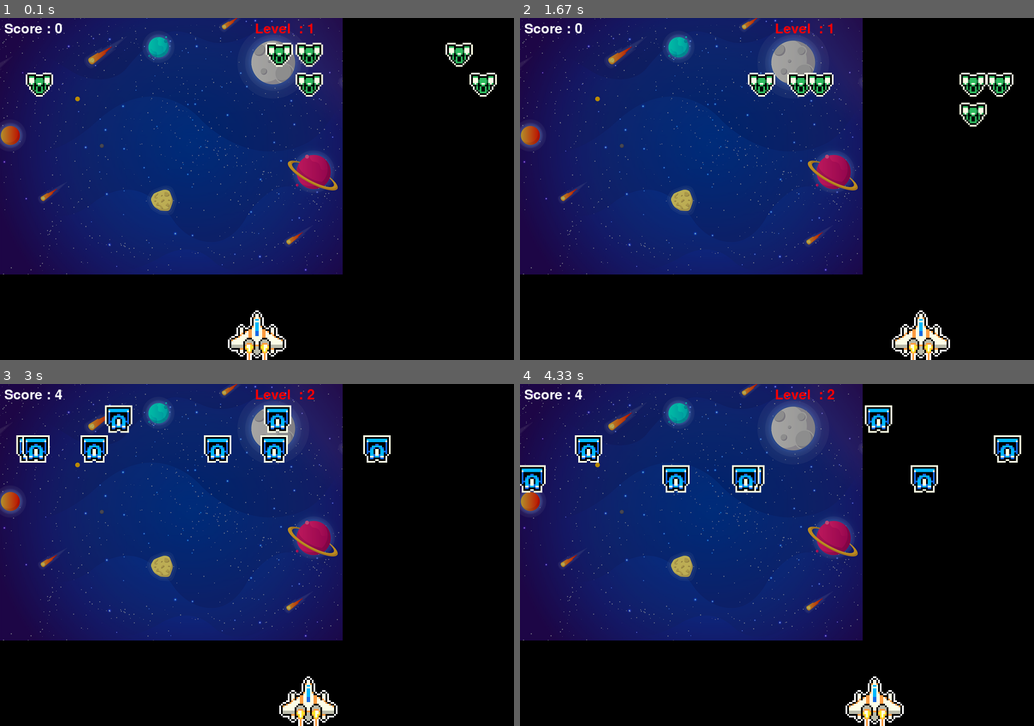
Above: before the commit, frames 1-4 (two rows, left to right).
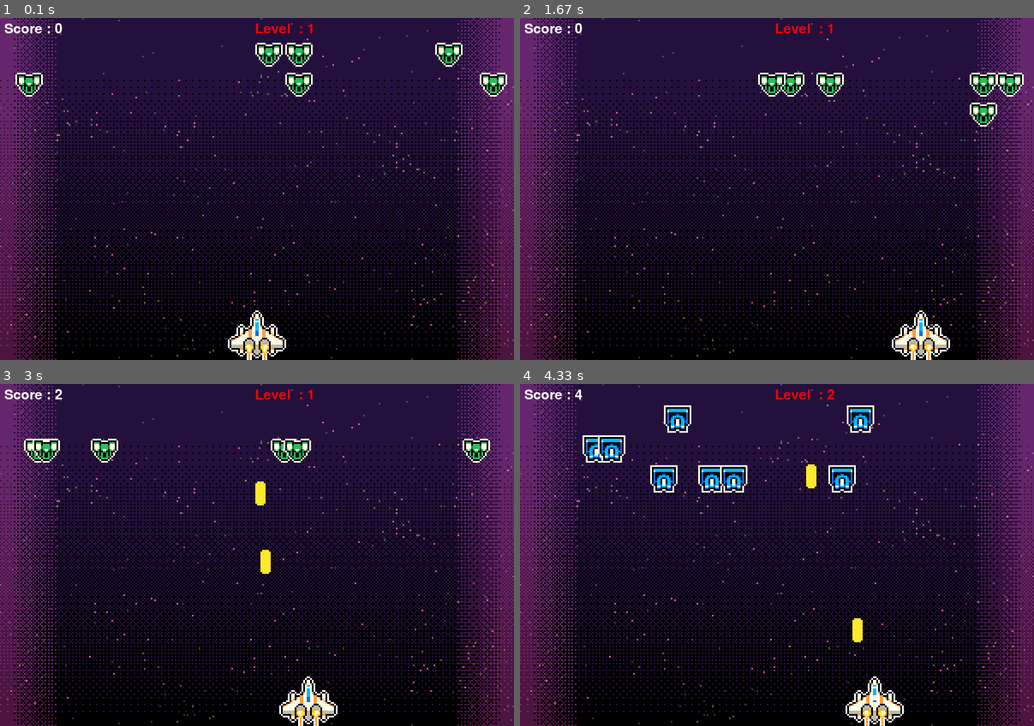
Above: after the commit, the same moments.

Repository: JuneonChoi/PySpaceInvaders
Game: pygame game, started from MyGame/PySpaceInvaders.py
The game is run twice, just before and just after one commit, with the same random seed, the same clock (stepped at 60 frames per second) and the same inputs.
Inputs:
- Up to frame 1 (0.1 s): no input
- Up to frame 2 (1.67 s): tap Space at 0.33, 0.73, 1.03, 1.23, 1.53 s; hold Right 0.67-1.13 s; hold Right 1.17-1.63 s
- Up to frame 3 (3 s): hold Left 1.67-2.2 s; tap Space at 1.73, 2.03, 2.3, 2.6, 2.73 s; hold Left 2.23-2.63 s; hold Right from 2.67 s (still down)
- Up to frame 4 (4.33 s): tap Space at 3.03, 3.4, 3.7, 3.9, 4.2 s; release Right at 3.3 s; hold Left 3.33-3.8 s; hold Right 3.83-4.3 s

The runs differ from the first frame. In frame 1, 75% of the frame differs, in the area x 0-100%, y 0-100%; in frame 2, 75%; in frame 3, 75%; in frame 4, 75%.

Commit message:
feat: Add animation to player & bullet and update bg

Diff:
--- a/MyGame/PySpaceInvaders.py
+++ b/MyGame/PySpaceInvaders.py
@@ -32,7 +32,13 @@
 # Ready - You can't see the bullet on the screen
 # Fire - The bullet is currently moving
 
-bulletImg = pygame.image.load('bullet.png')
+bulletImgs = []
+
+for i in range(6):
+    bulletImgs.append(pygame.image.load('bullet/bullet'+ str(i+1) +'.png'))
+
+bulletImg_index = 0
+bulletImg = bulletImgs[bulletImg_index]
 bulletSound = mixer.Sound("laser.wav")
 bullet_InScreen = 3
 bullet = [[-100, -100, "ready"] for i in range(bullet_InScreen)]  #x,y,state
@@ -49,6 +55,8 @@
 
     # Game Loop
     running = True
+
+    clock = pygame.time.Clock()
 
     # Game Over
     over_font = pygame.font.Font('freesansbold.ttf', 64)
@@ -68,7 +76,14 @@
     level_next = 3
 
     # Player (img size = 136 * 136 px)
-    playerImg = pygame.image.load('player.png')
+    playerImgs = []
+
+    for i in range(24):
+        playerImgs.append(pygame.image.load('player/player'+ str(i+1) +'.png'))
+
+    playerImg_index = 0
+    playerImg = playerImgs[playerImg_index]
+
     playerX = s_width / 2 - 136 // 2
     playerY = s_height - 136
     playerX_change = 0
@@ -120,6 +135,7 @@
 
     def fire_bullet(bullet_num):
         global bullet
+        global bulletImg
         bullet[bullet_num][2] = "fire"
         screen.blit(bulletImg, (bullet[bullet_num][0] + 64 // 2, bullet[bullet_num][1] + bulletY_change))
 
@@ -241,6 +257,21 @@
         show_level(levelX, levelY)
         pygame.display.update()
 
+         # Animation sprite index cycle
+        playerImg_index += 1
+        if playerImg_index >= len(playerImgs):
+            playerImg_index = 0
+        playerImg = playerImgs[playerImg_index]
+
+        global bulletImg_index
+        bulletImg_index += 1
+        if bulletImg_index >= len(bulletImgs):
+            bulletImg_index = 0
+        bulletImg = bulletImgs[bulletImg_index]
+
+        pygame.display.flip()
+        clock.tick(60)
+
     #Ask if player wants to restart
     ans = messagebox.askretrycancel("askretrycancel", "Try again?")
     root=Tk()
Binary file changed: MyGame/background.png
Binary file added: MyGame/bullet/bullet1.png
Binary file added: MyGame/bullet/bullet2.png
Binary file added: MyGame/bullet/bullet3.png
Binary file added: MyGame/bullet/bullet4.png
Binary file added: MyGame/bullet/bullet5.png
Binary file added: MyGame/bullet/bullet6.png
Renamed: MyGame/player.png -> MyGame/player/player1.png
Binary file added: MyGame/player/player10.png
Binary file added: MyGame/player/player11.png
Binary file added: MyGame/player/player12.png
Binary file added: MyGame/player/player13.png
(and 19 more such lines)
